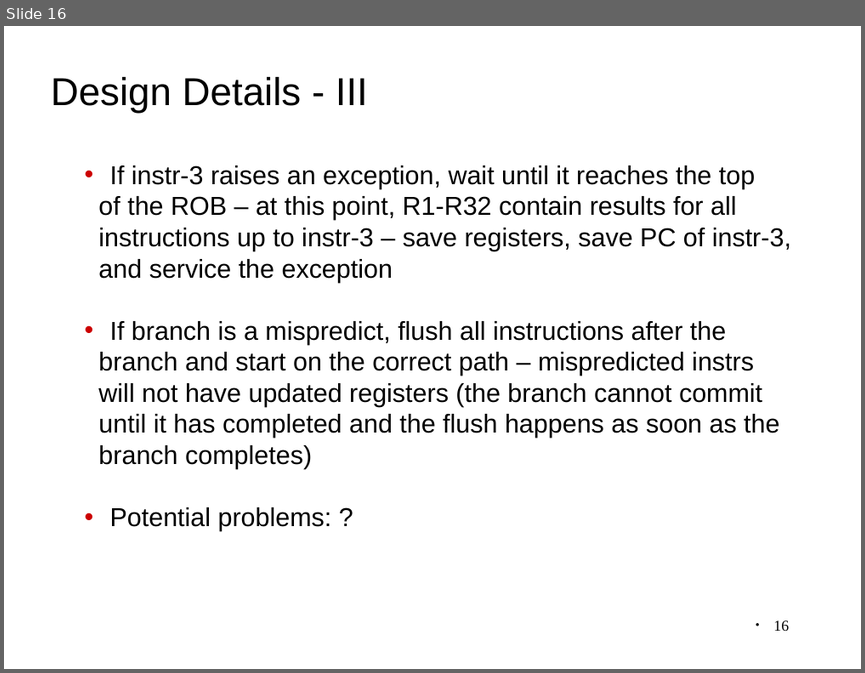
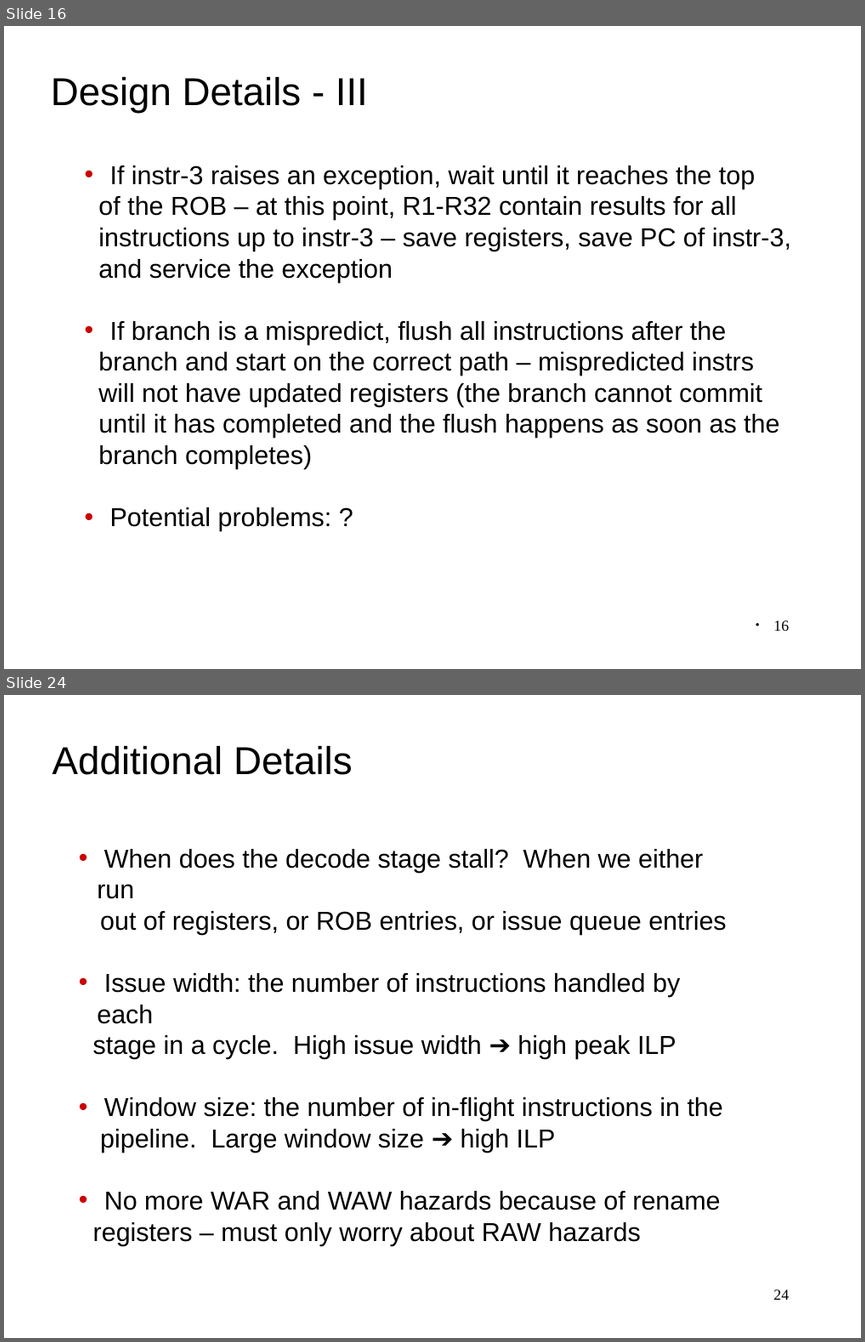
Before and after one commit to antonburtsev/cs3810, a slide deck: lectures/lecture13-branch-prediction/lecture13-branch-prediction.odp. Shown one above the other, each under a label of ours: slide 16 before the commit, slides 16 and 24 after it; the slides between them are not shown. The pictures are 865x673 and 865x1342 pixels, drawn with LibreOffice and Linux fonts; fonts in the diff are those of the drawing. Boxes give left, top, right and bottom in pixels: in the first picture for what was removed or moved away, otherwise in the second. Text is boxed around its words. In the diff, an @@ line names an element or a change of style, - is before the commit and + after.

```diff
--- a/lectures/lecture13-branch-prediction/lecture13-branch-prediction.odp
+++ b/lectures/lecture13-branch-prediction/lecture13-branch-prediction.odp
@@ slide 24 added at (x1=4, y1=695, x2=861, y2=1338), background #FFFFFF @@
@@ text added at (x1=52, y1=746, x2=352, y2=775), 36 pt, text #000000 @@
+Additional Details
@@ text added at (x1=93, y1=849, x2=726, y2=1210), 24 pt, text #000000 @@
+• When does the decode stage stall? When we either run
+out of registers, or ROB entries, or issue queue entries
+• Issue width: the number of instructions handled by each
+stage in a cycle. High issue width ➔ high peak ILP
+• Window size: the number of in-flight instructions in the
+pipeline. Large window size ➔ high ILP
+• No more WAR and WAW hazards because of rename
+registers – must only worry about RAW hazards
@@ page number added at (x1=773, y1=1289, x2=789, y2=1299), 14 pt, text #000000 @@
+24
```
Also in this commit, not shown: 8 other slides added, 5 other files.
